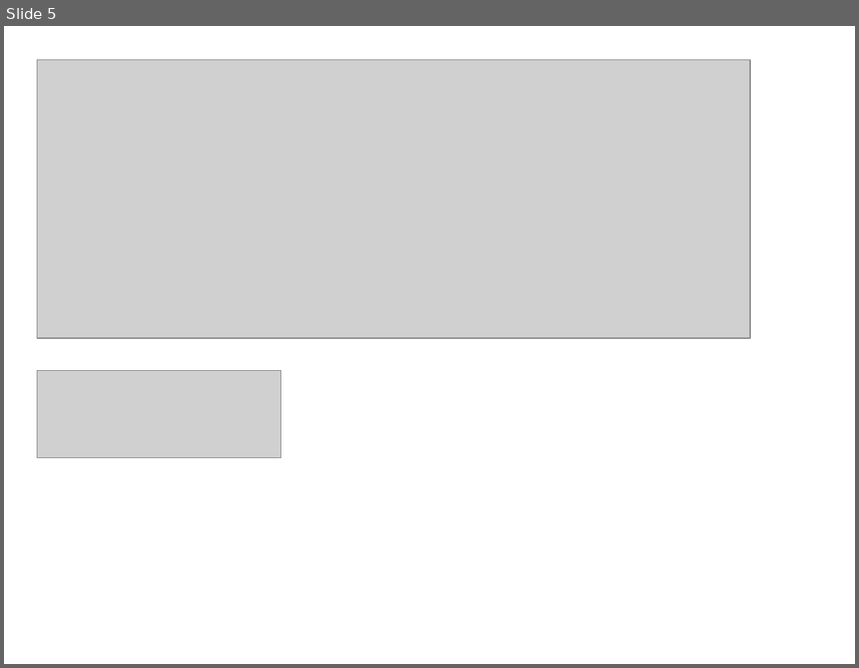
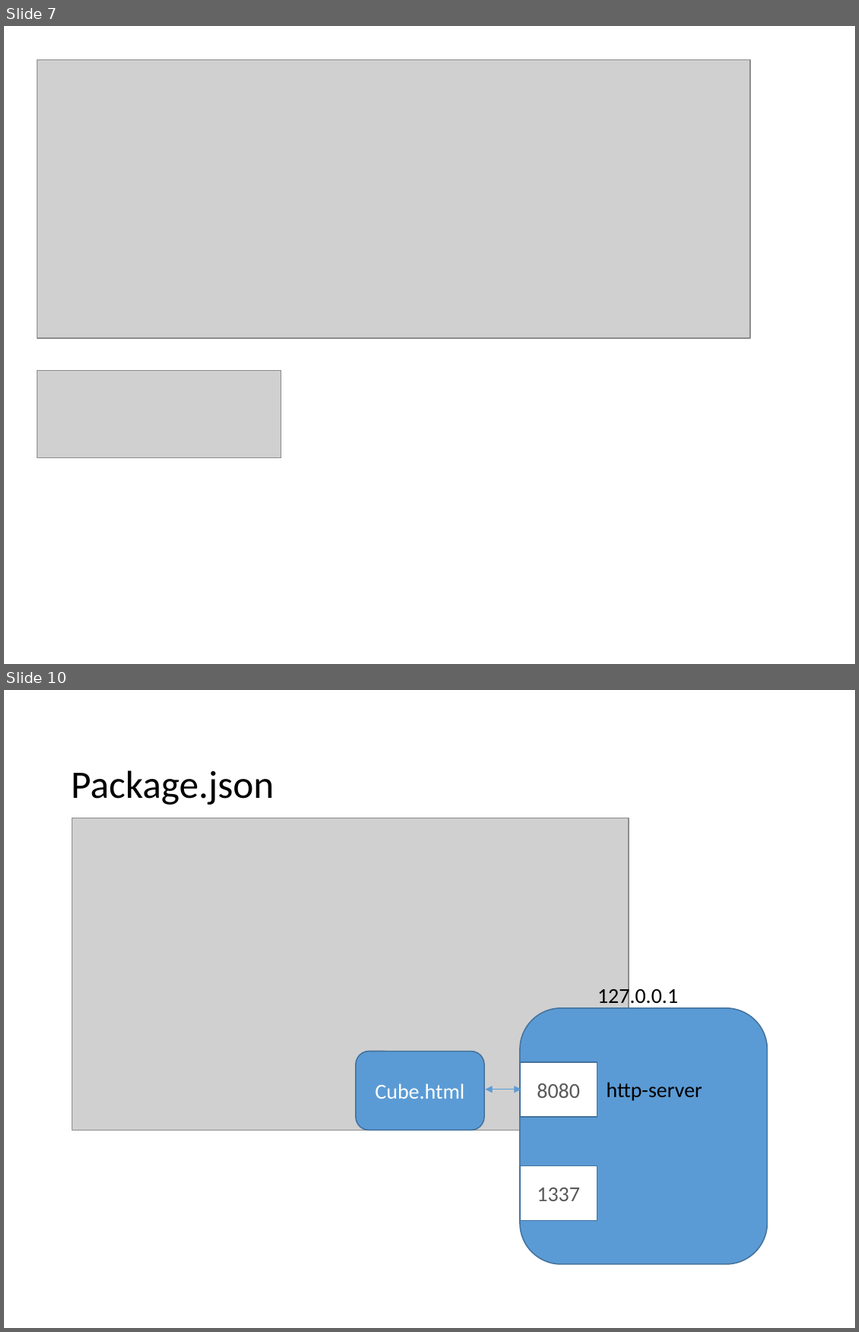
Before and after one commit to jyunming-chen/node-study, a slide deck: study.pptx. Shown one above the other, each under a label of ours: slide 5 before the commit, slides 7 and 10 after it; the slides between them are not shown. The pictures are 859x668 and 859x1332 pixels, drawn with LibreOffice and Linux fonts; fonts in the diff are those of the drawing; grey boxes stand for pictures. Boxes give left, top, right and bottom in pixels: in the first picture for what was removed or moved away, otherwise in the second. Text is boxed around its words. In the diff, an @@ line names an element or a change of style, - is before the commit and + after.

```diff
--- a/study.pptx
+++ b/study.pptx
@@ slide 10 added at (4,690,855,1328), background #FFFFFF @@
@@ title added at (71,771,274,805), 33 pt, text #000000 @@
+Package.json
@@ picture added at (72,818,629,1131) @@
@@ group added at (520,986,768,1265): 2 rectangles, 1 rounded rectangle, 1 text @@
+8080
+1337
+127.0.0.1
@@ rounded rectangle added at (356,1052,484,1131), fill #5B9BD5, outline #43739E 1 pt, 18 pt, text #FFFFFF @@
+Cube.html
@@ double arrow added from (486, 1089) to (522, 1089), #5B9BD5 0.5 pt @@
@@ text added at (607,1082,702,1101), 18 pt, text #000000 @@
+http-server
@@ what was slide 5 is now slide 7 @@
```
Also in this commit, not shown: 3 slides changed, 9 other slides added, 4 slides removed, 17 other files.
